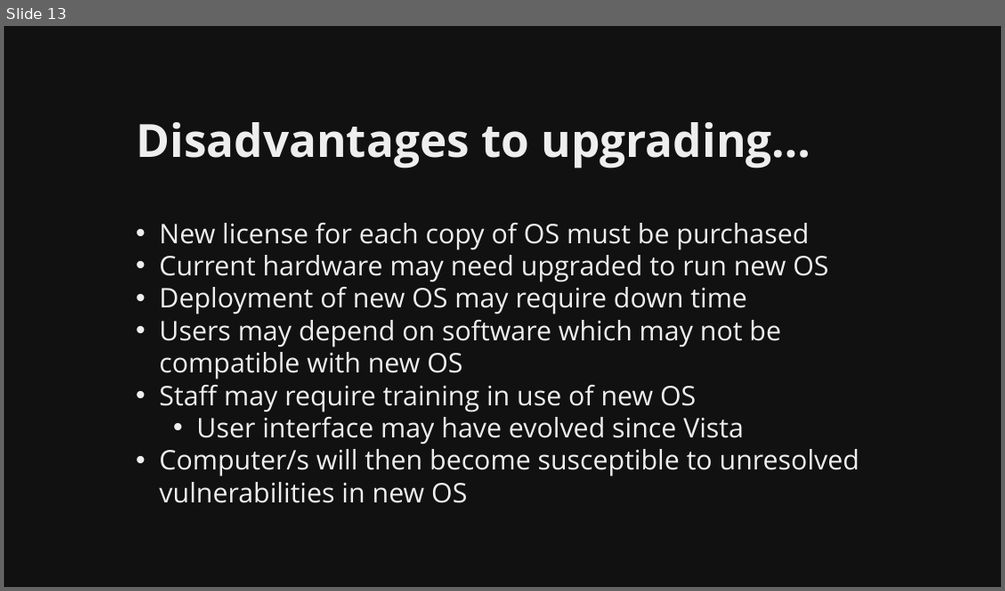
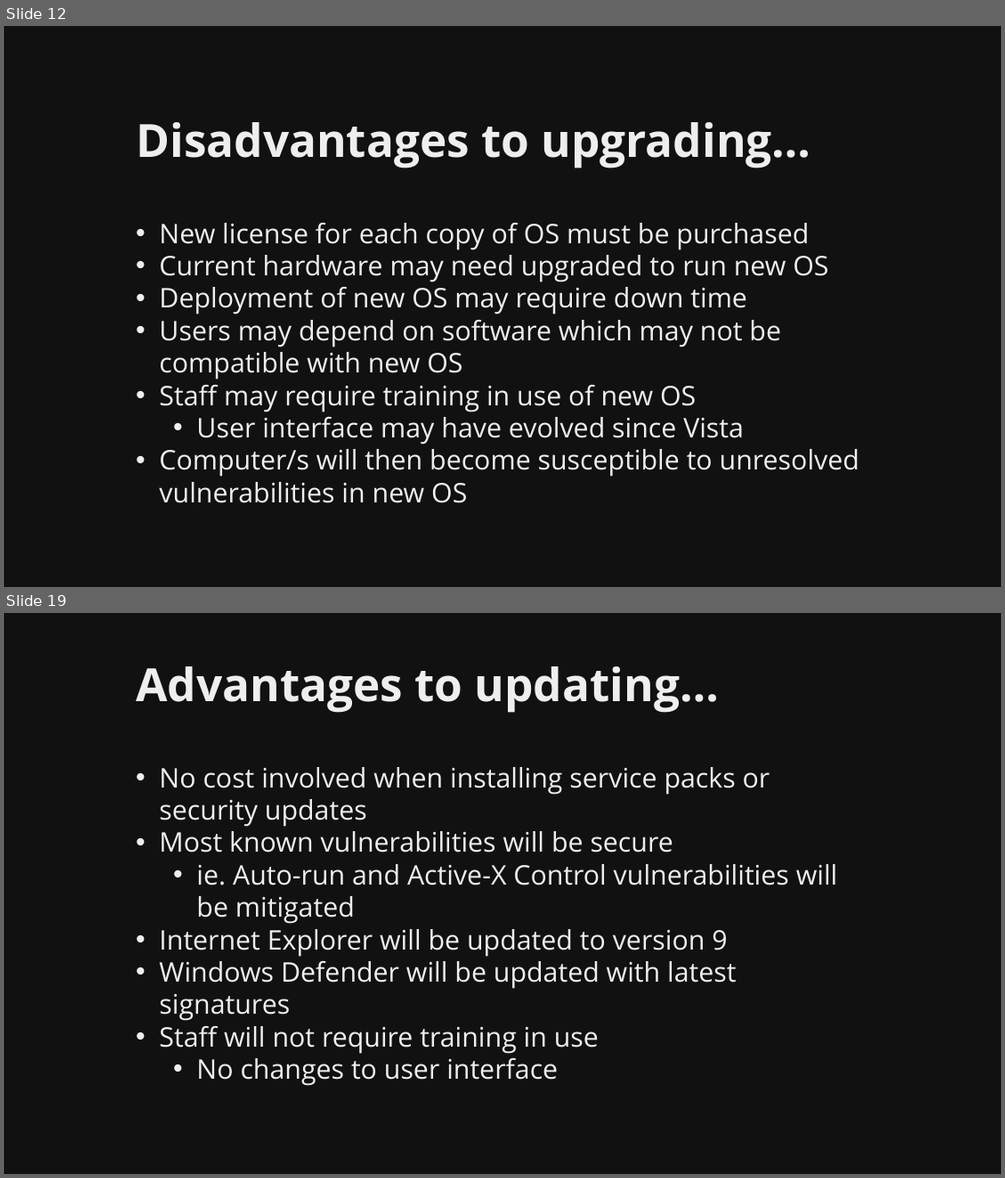
Before and after one commit to martymcflywa/ecu, a slide deck: year_1/sem_2/CSI1101_computer_security/0b_assignment_2_[22MAY15_0900]/dev/CSI1101_PONCE_A2_v01.pptx. Shown one above the other, each under a label of ours: slide 13 before the commit, slides 12 and 19 after it; the slides between them are not shown. The pictures are 1005x591 and 1005x1178 pixels, drawn with LibreOffice and Linux fonts; fonts in the diff are those of the drawing. Boxes give left, top, right and bottom in pixels: in the first picture for what was removed or moved away, otherwise in the second. Text is boxed around its words. In the diff, an @@ line names an element or a change of style, - is before the commit and + after.

```diff
--- a/year_1/sem_2/CSI1101_computer_security/0b_assignment_2_[22MAY15_0900]/dev/CSI1101_PONCE_A2_v01.pptx
+++ b/year_1/sem_2/CSI1101_computer_security/0b_assignment_2_[22MAY15_0900]/dev/CSI1101_PONCE_A2_v01.pptx
@@ slide 19 added at (4,613,1001,1174), background #111111 @@
@@ title added at (136,666,719,713), 44 pt, text #EEEEEE, bold @@
+Advantages to updating…
@@ text added at (159,767,838,1086), 26 pt, text #EEEEEE @@
+• No cost involved when installing service packs or security updates
+• Most known vulnerabilities will be secure
+  • ie. Auto-run and Active-X Control vulnerabilities will be mitigated
+• Internet Explorer will be updated to version 9
+• Windows Defender will be updated with latest signatures
+• Staff will not require training in use
+  • No changes to user interface
@@ what was slide 13 is now slide 12 @@
```
Also in this commit, not shown: 4 slides changed, 7 other slides added, 1 slide removed, 3 other files.
